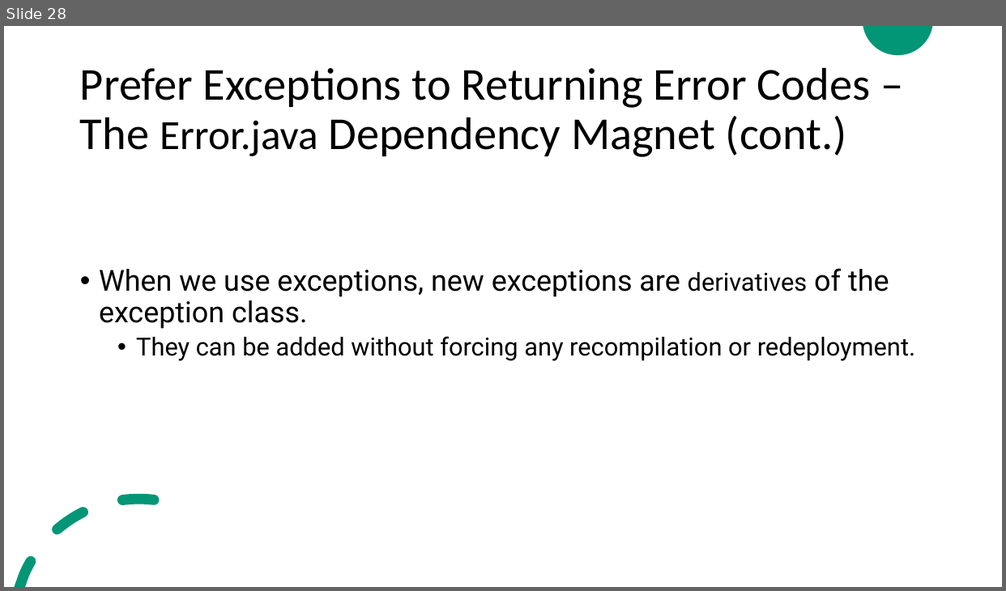
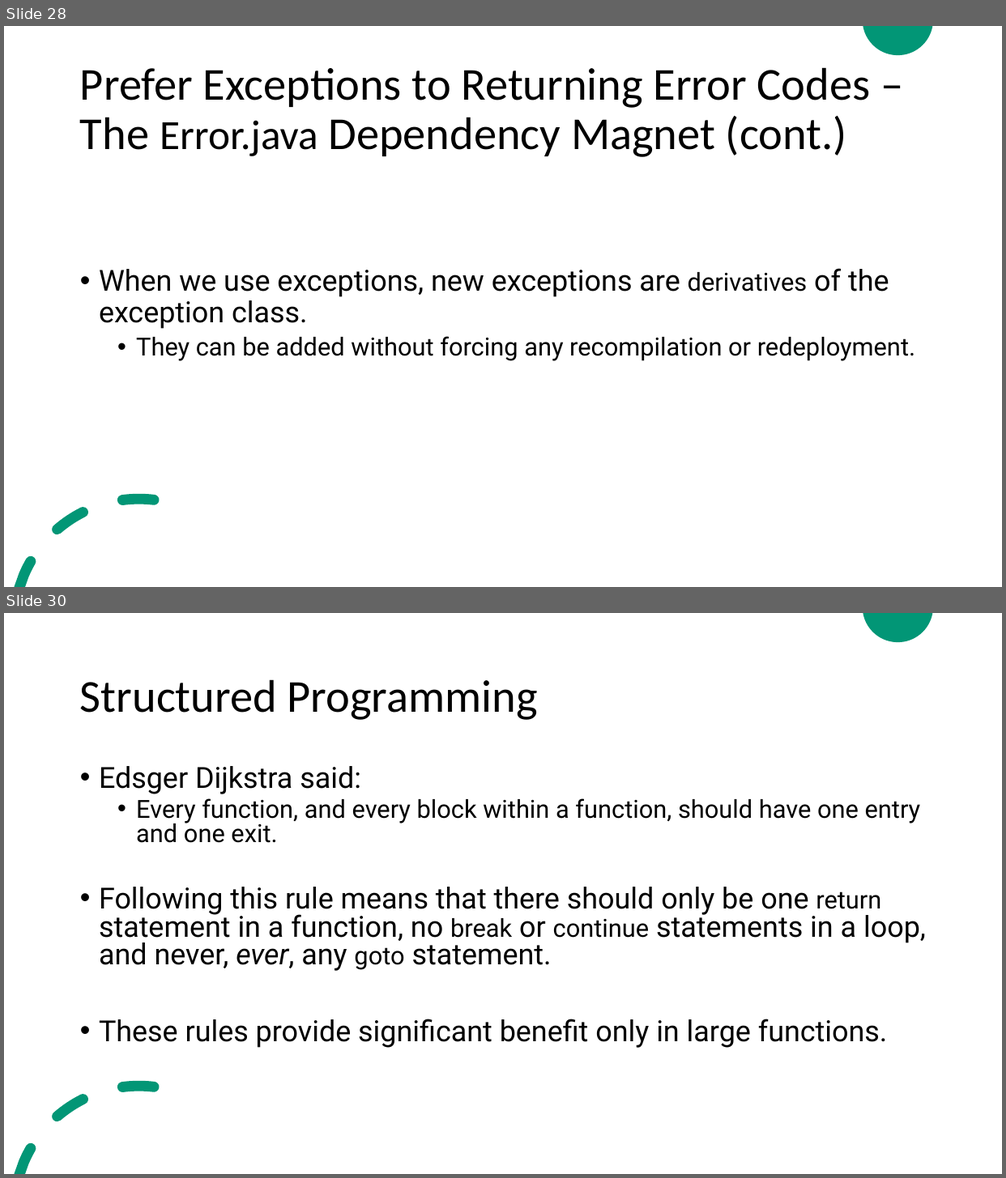
Before and after one commit to ZeinaZayed4/clean-code, a slide deck: Clean Code - Chapter 3.pptx. Shown one above the other, each under a label of ours: slide 28 before the commit, slides 28 and 30 after it; the slides between them are not shown. The pictures are 1006x591 and 1006x1178 pixels, drawn with LibreOffice and Linux fonts; fonts in the diff are those of the drawing. Boxes give left, top, right and bottom in pixels: in the first picture for what was removed or moved away, otherwise in the second. Text is boxed around its words. In the diff, an @@ line names an element or a change of style, - is before the commit and + after.

```diff
--- a/Clean Code - Chapter 3.pptx
+++ b/Clean Code - Chapter 3.pptx
@@ slide 30 added at [4,613,1002,1174], background #FFFFFF; not listed: 2 template elements that a slide beside it also shows @@
@@ title added at [80,679,538,720], 44 pt, text #000000 @@
+Structured Programming
@@ text added at [99,766,926,1048], 28 pt, text #000000 @@
+• Edsger Dijkstra said:
+  • Every function, and every block within a function, should have one entry and one exit.
+• Following this rule means that there should only be one return statement in a function, no break or continue statements in a loop, and never, ever, any goto statement.
+• These rules provide significant benefit only in large functions.
```
Also in this commit, not shown: 3 other slides added.
